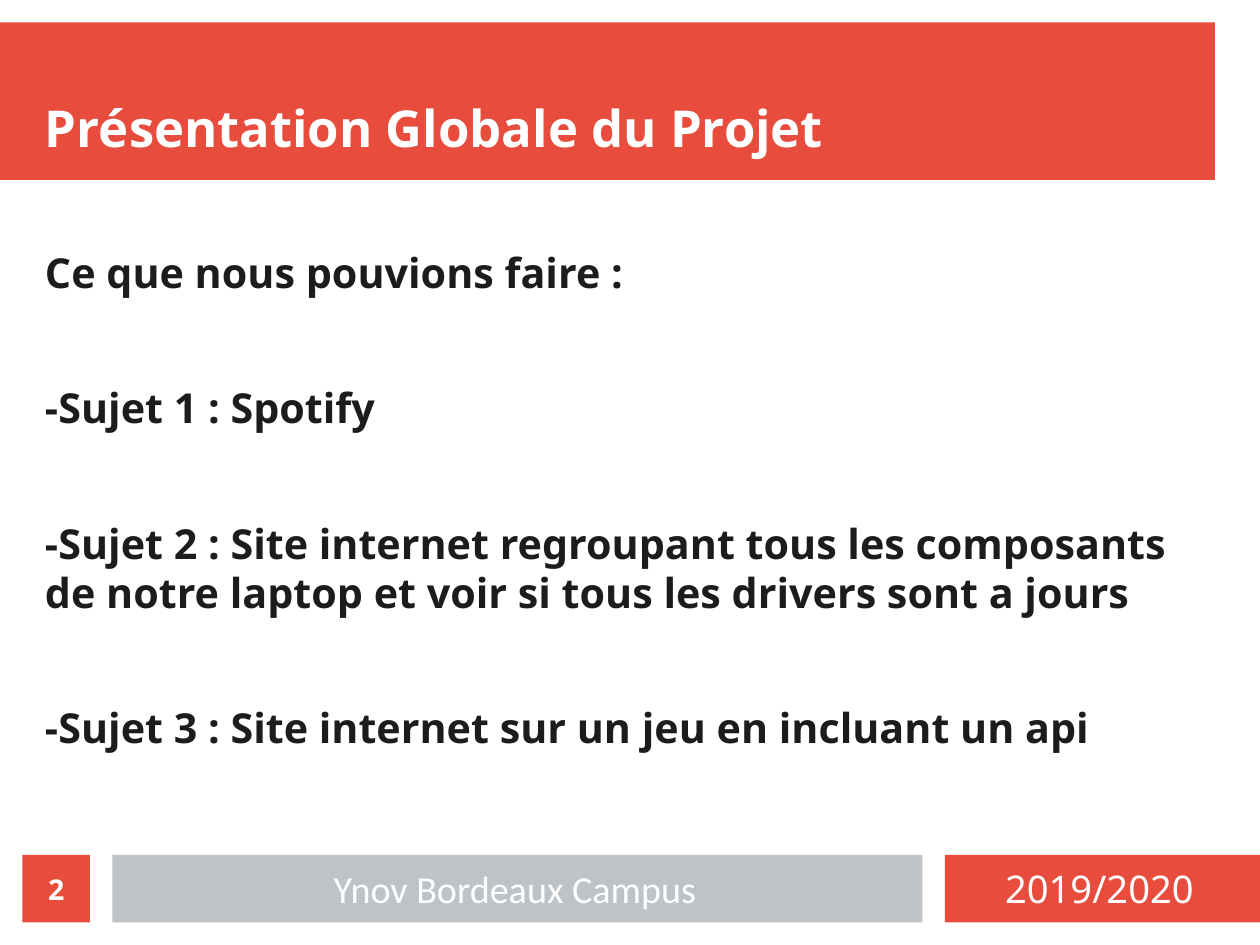
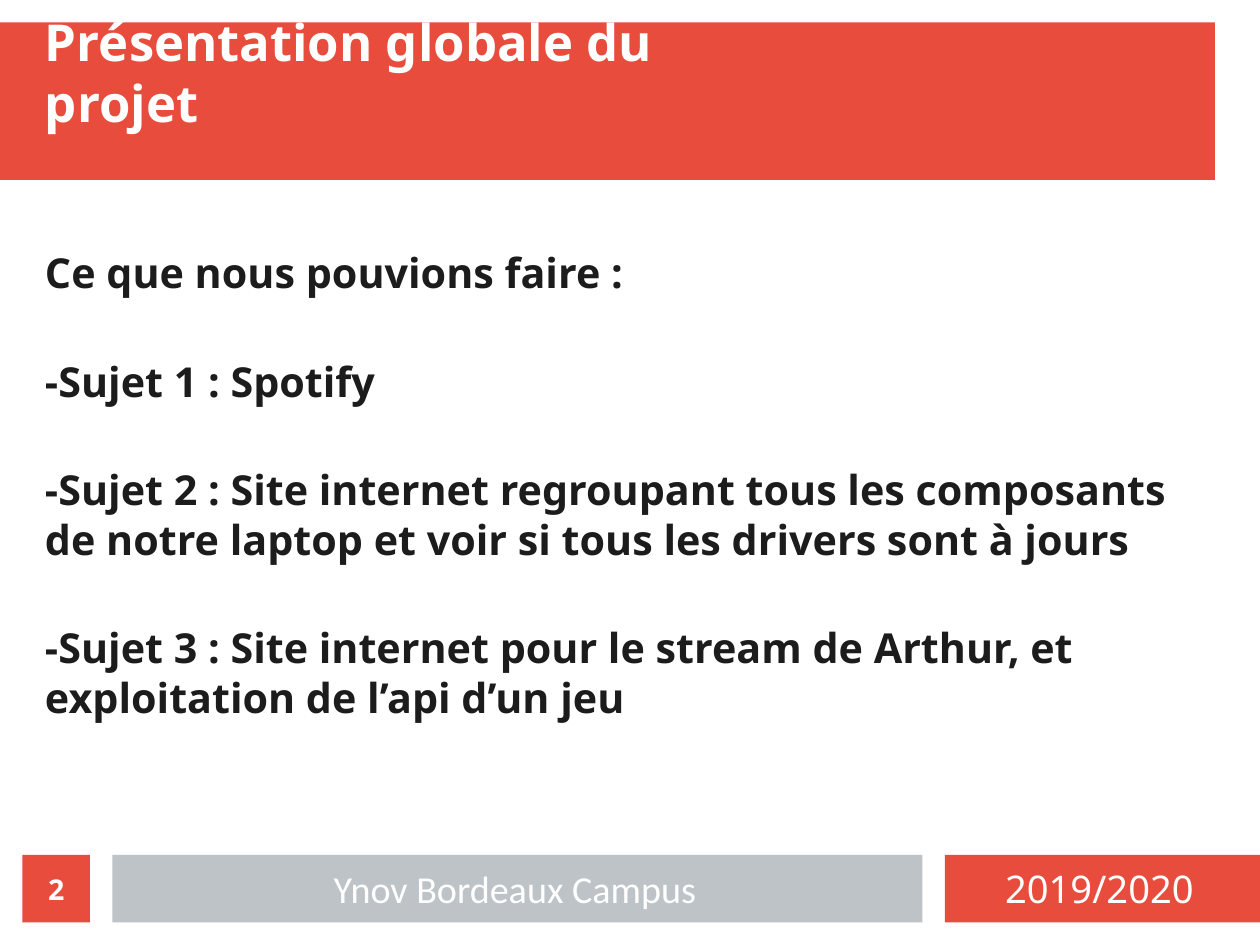
Before and after one commit to exender/Projet-dev, a slide deck: slide 2 of presentation.odp. Drawn at 1260x945 pixels with LibreOffice and Linux fonts; fonts in the diff are those of the drawing. Boxes give left, top, right and bottom in pixels: in the first picture for what was removed or moved away, otherwise in the second. Text is boxed around its words. In the diff, an @@ line names an element or a change of style, - is before the commit and + after.

```diff
--- a/presentation.odp
+++ b/presentation.odp
@@ title at (45,14,653,134): text changed @@
-Présentation Globale du Projet
+Présentation globale du projet
@@ text at (45,473,1166,723): text changed @@
--Sujet 2 : Site internet regroupant tous les composants de notre laptop et voir si tous les drivers sont a jours
--Sujet 3 : Site internet sur un jeu en incluant un api
+-Sujet 2 : Site internet regroupant tous les composants de notre laptop et voir si tous les drivers sont à jours
+-Sujet 3 : Site internet pour le stream de Arthur, et exploitation de l’api d’un jeu
```
Also in this commit, not shown: 3 other slides changed.
